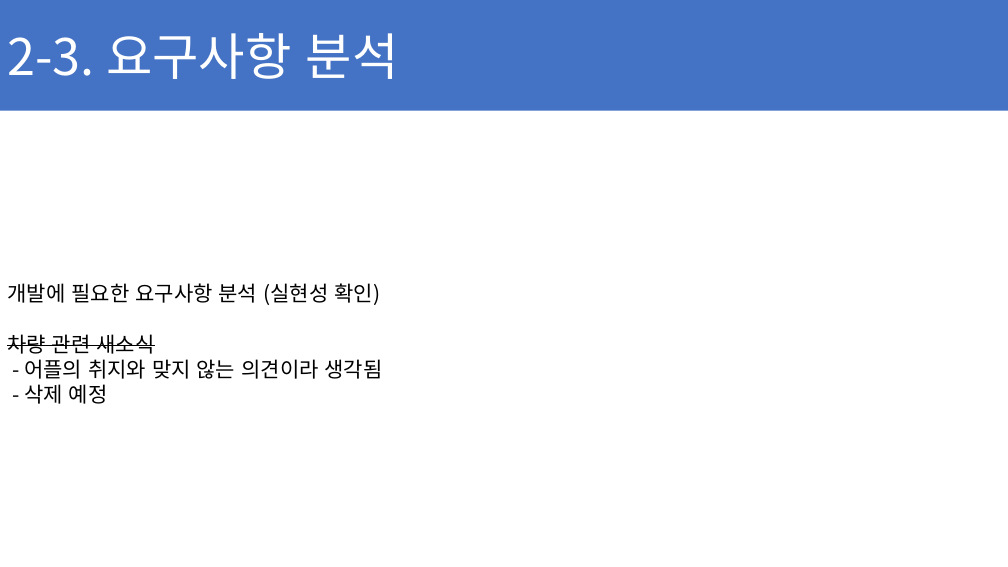
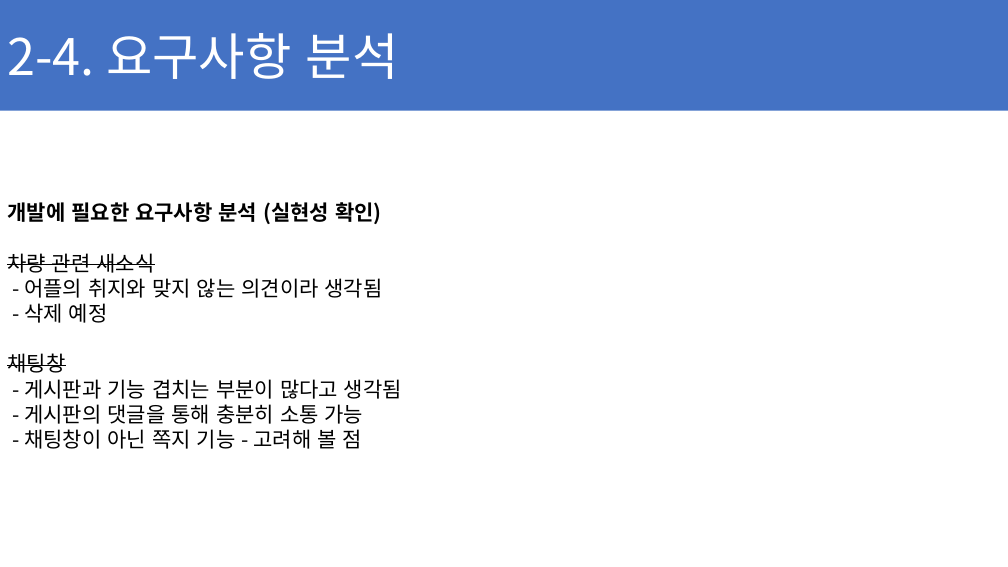
Before and after one commit to ChaeSung-Lee/DJ_InternShip, a slide deck: slide 25 of 2021_Summer/jp.hong/Project_BnC_jph.pptx. Drawn at 1008x567 pixels with LibreOffice and Linux fonts; fonts in the diff are those of the drawing. Boxes give left, top, right and bottom in pixels: in the first picture for what was removed or moved away, otherwise in the second. Text is boxed around its words. In the diff, an @@ line names an element or a change of style, - is before the commit and + after.

```diff
--- a/2021_Summer/jp.hong/Project_BnC_jph.pptx
+++ b/2021_Summer/jp.hong/Project_BnC_jph.pptx
@@ text in rectangle at (7,33,399,79): text changed @@
-2-3. 요구사항 분석
+2-4. 요구사항 분석
@@ text "개발에 필요한 요구사항 분석 (실현성 ...": place and size @@
-text "개발에 필요한 요구사항 분석 (실현성 ..." at (7,283,383,404)
+text "개발에 필요한 요구사항 분석 (실현성 ..." at (7,202,402,449)
@@ text at (7,202,382,224): bold on in "개발에 필요한 요구사항 분석 (실현성 확인)" @@
@@ text at (7,353,402,449): paragraphs added @@
+채팅창
+- 게시판과 기능 겹치는 부분이 많다고 생각됨
+- 게시판의 댓글을 통해 충분히 소통 가능
+- 채팅창이 아닌 쪽지 기능 - 고려해 볼 점
```
Also in this commit, not shown: 9 other slides changed, 2 slides added, 1 slide removed.
